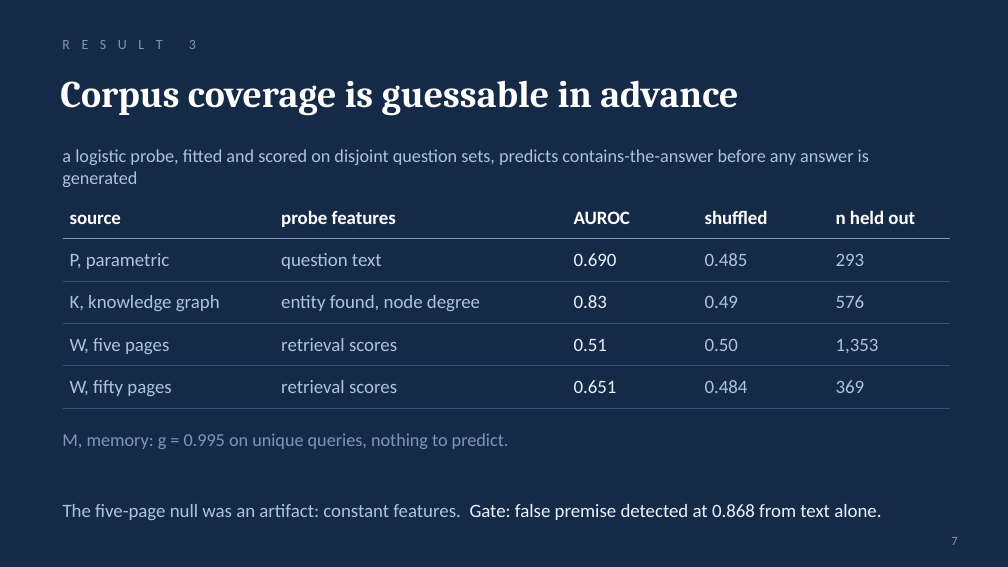
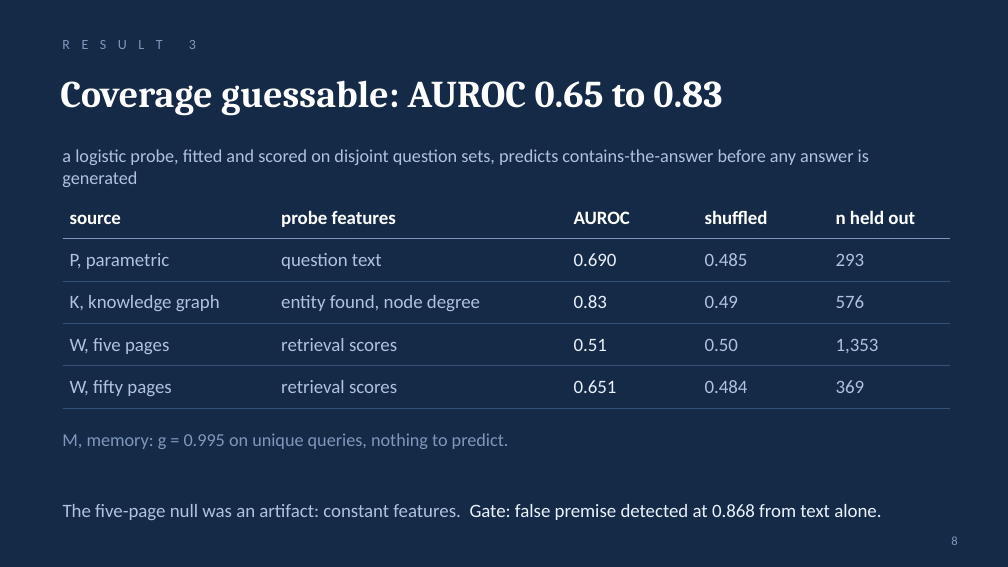
Before and after one commit to shecode-hue/knowing-where-not-to-look, a slide deck: slide 8 of presentation/knowing_where_not_to_look.pptx (slide 7 before the commit). Drawn at 1008x567 pixels with LibreOffice and Linux fonts; fonts in the diff are those of the drawing. Boxes give left, top, right and bottom in pixels: in the first picture for what was removed or moved away, otherwise in the second. Text is boxed around its words. In the diff, an @@ line names an element or a change of style, - is before the commit and + after.

Commit message:
Result-forward deck: numeric finding titles and a six-results slide
Every result slide's title now states its finding with the number:
'Corpus x 10: g -0.168, r -0.008', 'Realtime g: 0.481 to 0.123 at
depth', 'Coverage guessable: AUROC 0.65 to 0.83', 'Refusal reads as
confidence: 0.047 to 0.966', 'ECE 0.030 overall hides 0.130 in cells',
'Product rule mute; DS ECE 0.102 vs 0.163'. A thirteenth slide, The
six results, lists the full payload before the deep dives.

```diff
--- a/presentation/knowing_where_not_to_look.pptx
+++ b/presentation/knowing_where_not_to_look.pptx
@@ text at (60, 80, 722, 116): text changed @@
-Corpus coverage is guessable in advance
+Coverage guessable: AUROC 0.65 to 0.83
@@ page number at (951, 536, 957, 545): text changed @@
-7
+8
```
Also in this commit, not shown: 5 other slides changed, 1 slide added, 1 other file.
